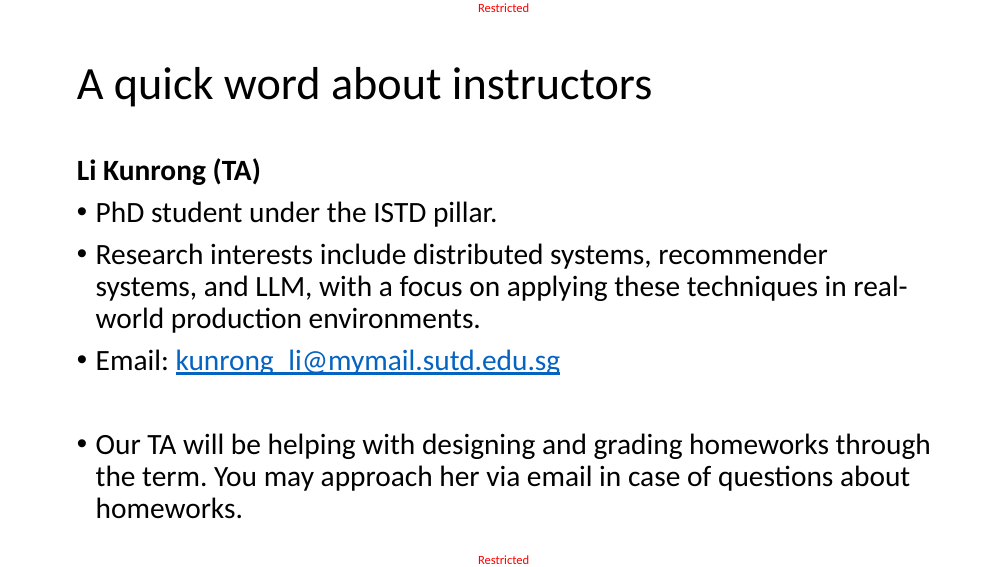
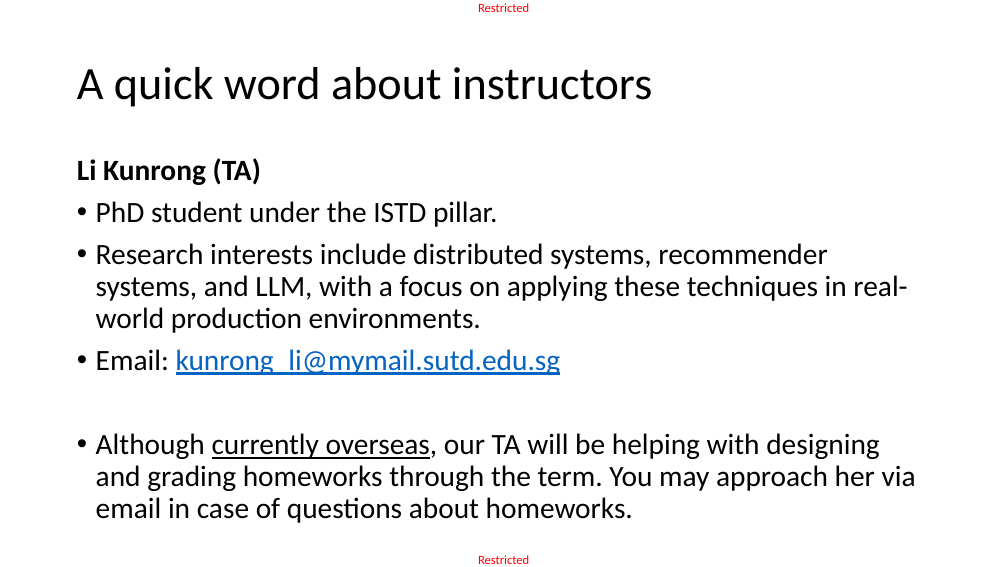
Before and after one commit to matthieudemari/SUTD_DL_50_039, a slide deck: slide 4 of W1/1. W1S1 final/W1S1.pptx. Drawn at 1008x567 pixels with LibreOffice and Linux fonts; fonts in the diff are those of the drawing. Boxes give left, top, right and bottom in pixels: in the first picture for what was removed or moved away, otherwise in the second. Text is boxed around its words. In the diff, an @@ line names an element or a change of style, - is before the commit and + after.

```diff
--- a/W1/1. W1S1 final/W1S1.pptx
+++ b/W1/1. W1S1 final/W1S1.pptx
@@ text at [96,433,916,523]: text changed @@
-• Our TA will be helping with designing and grading homeworks through the term. You may approach her via email in case of questions about homeworks.
+• Although currently overseas, our TA will be helping with designing and grading homeworks through the term. You may approach her via email in case of questions about homeworks.
```
Also in this commit, not shown: 1 other slide changed, 8 other files.
